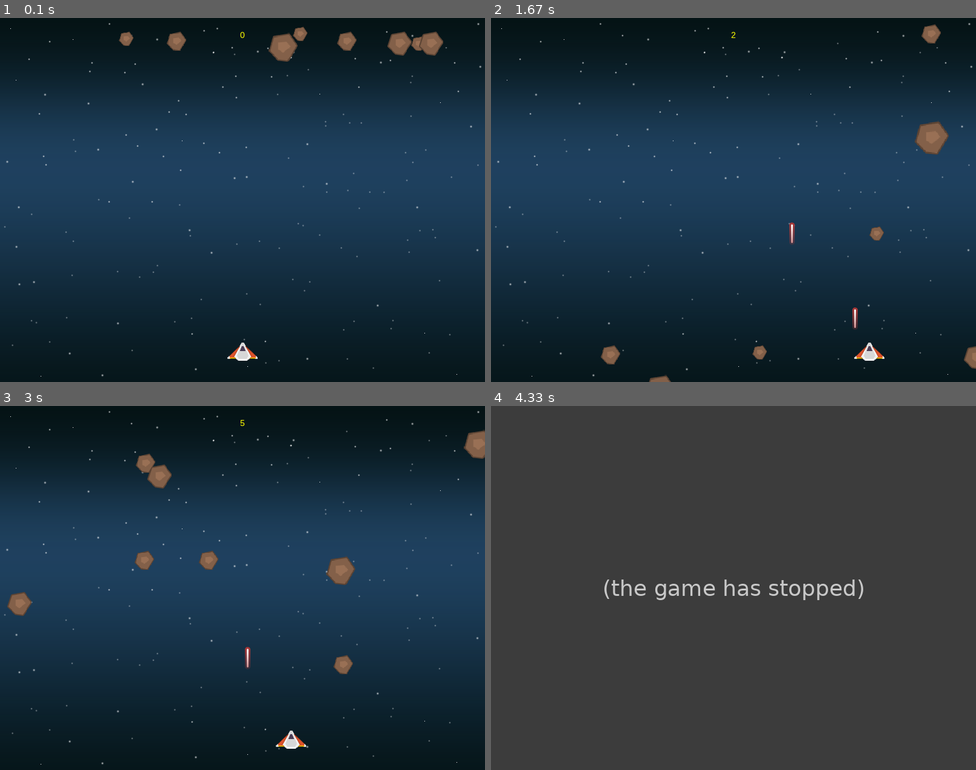
Above: before the commit, frames 1-4 (two rows, left to right).
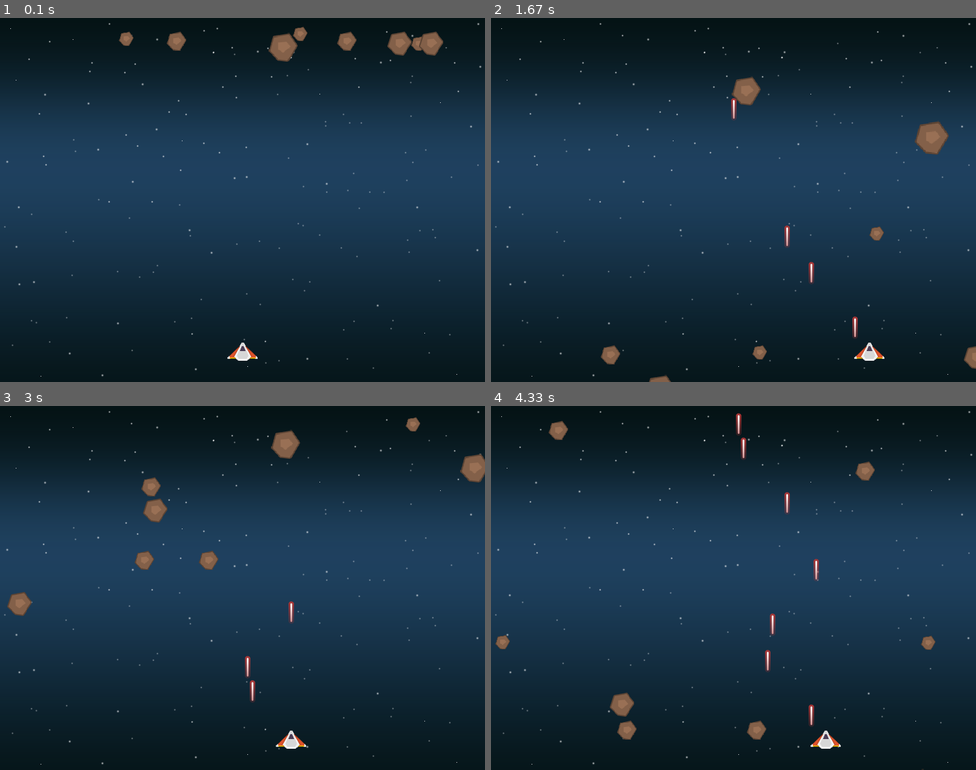
Above: after the commit, the same moments.

Repository: kylingithub/pygame_learning
Game: pygame game, started from Lesson2-remade/main.py
Two runs of this game, one before a commit and one after it. Both use one fixed random seed, a clock stepped at 60 frames per second and the inputs below.
Inputs:
- Up to frame 1 (0.1 s): no input
- Up to frame 2 (1.67 s): tap Space at 0.33, 0.73, 1.03, 1.23, 1.53 s; hold Right 0.67-1.13 s; hold Right 1.17-1.63 s
- Up to frame 3 (3 s): hold Left 1.67-2.2 s; tap Space at 1.73, 2.03, 2.3, 2.6, 2.73 s; hold Left 2.23-2.63 s; hold Right from 2.67 s (still down)
- Up to frame 4 (4.33 s): tap Space at 3.03, 3.4, 3.7, 3.9, 4.2 s; release Right at 3.3 s; hold Left 3.33-3.8 s; hold Right 3.83-4.3 s

The runs differ from the first frame. In frame 1, less than 0.1% of the frame differs, in the area x 49-51%, y 3-6%; in frame 2, 0.8%; in frame 3, 2.4%; in frame 4, 100%, in the area x 0-100%, y 0-100%.
Before the commit the program exited at 3.33 s; later frames show no game.

Commit message:
add TODO for teaching

Diff:
--- a/Lesson2-remade/main.py
+++ b/Lesson2-remade/main.py
@@ -1,7 +1,9 @@
-import pygame
 import random
 from os import path
 
+import pygame
+
+# TODO Refactor 將參數統一放到另外一個檔案
 SHOT_DELAY = 300
 
 YELLOW = (255, 255, 0)
@@ -46,6 +48,7 @@
             player.move(-self.speedx, 0)
         if keystate[pygame.K_RIGHT]:
             player.move(self.speedx, 0)
+        # TODO 01.新增上下移動
 
     def move(self, dx, dy):
         self.rect.x += dx
@@ -120,41 +123,34 @@
 sound_pew = pygame.mixer.Sound(path.join(sound_dir, "pew.wav"))
 
 
-def check_shoot():
-    global now, last_shot, bullets, all_sprites
-    keystate = pygame.key.get_pressed()
-    if (keystate[pygame.K_SPACE]):
-        now = pygame.time.get_ticks()
-        if now - last_shot > SHOT_DELAY:
-            last_shot = now
-            bullet = Bullet(player.rect.centerx, player.rect.top)
-            sound_pew.play()
-            bullets.add(bullet)
-            all_sprites.add(bullet)
 
 
 def check_meteor_hit_player():
     global running, meteors
-    hits = pygame.sprite.spritecollide(player, meteors, False, pygame.sprite.collide_rect_ratio(1))
+    # TODO 05.修正碰撞偵測的規則
+    hits = pygame.sprite.spritecollide(player, meteors, False)
     if hits:
         for hit in hits:
             hit.kill()
             # print("check_meteor_hit_player")
             newMeteor()
+            # TODO 修改死亡的規則，改成扣血扣到0時，遊戲才結束
             running = False
 
 
 def check_bullets_hit_meteor():
     global  score
-    hits = pygame.sprite.groupcollide(bullets, meteors, True, True, pygame.sprite.collide_rect_ratio(1))
+    # TODO 05.修正碰撞偵測的規則
+    hits = pygame.sprite.groupcollide(bullets, meteors, True, True)
     if hits:
         for hit in hits:
             hit.kill()
+            # TODO 02.修改加分的機制
             score += 1
             # print("check_bullets_hit_meteor")
             newMeteor()
-            # TODO explosion
-
+            # TODO 04.增加爆炸的動畫
+            # TODO 06.擊破隕石會掉出武器或是能量包 武器可以改變攻擊模式 能量包可以回血
 
 def draw_score():
     font = pygame.font.Font(font_name, 14)
@@ -165,20 +161,27 @@
     pass
 
 
+def shoot():
+    sound_pew.play()
+    bullet = Bullet(player.rect.centerx, player.rect.centery)
+    bullets.add(bullet)
+    all_sprites.add(bullet)
+
+
 while running:
     # clocks control how fast the loop will execute
     clock.tick(FPS)
 
     # event trigger
+    # TODO 新增起始畫面 按下空白鍵才開始遊戲
     for event in pygame.event.get():
         if event.type == pygame.QUIT:
             running = False
-        # if event.type == pygame.KEYDOWN:
-        #     if event.key == pygame.K_SPACE:
-        #         bullet = Bullet(player.rect.centerx, player.rect.centery)
-        #         all_sprites.add(bullet)
-
-    check_shoot()
+        if event.type == pygame.KEYDOWN:
+            # TODO 03.修正成子彈可以連發
+            if event.key == pygame.K_SPACE:
+                shoot()
+
 
     # update the state of sprites
     check_meteor_hit_player()
@@ -190,8 +193,8 @@
     # draw on screen
 
     # screen.fill(BLACK)
+    draw_score()
     screen.blit(bg,bg_rect)
-    draw_score()
     all_sprites.draw(screen)
     # flip to display
     pygame.display.flip()
